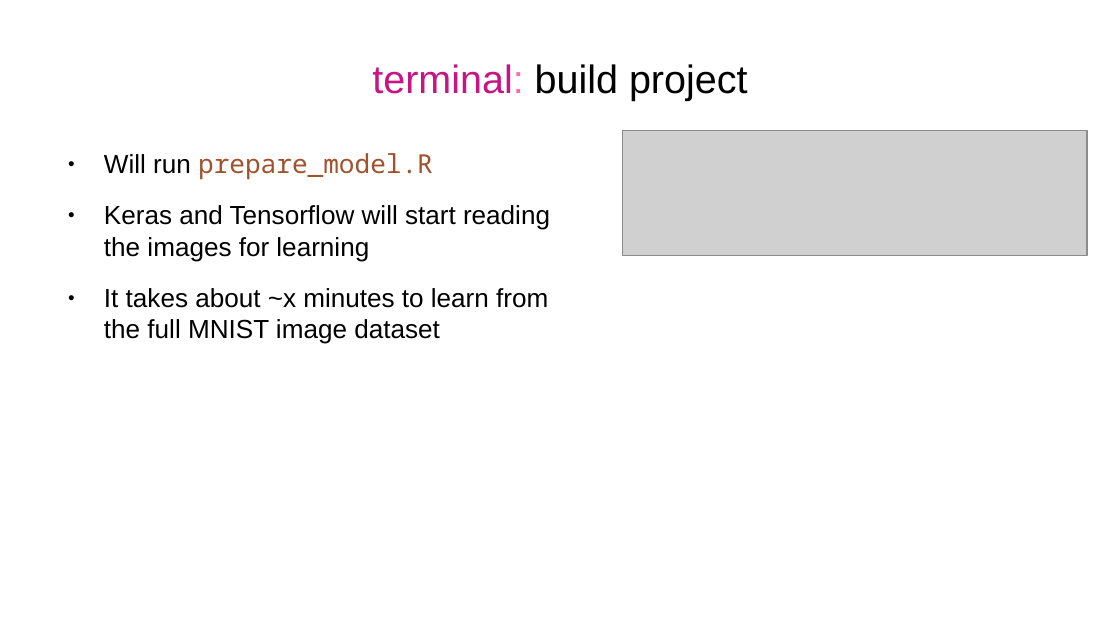
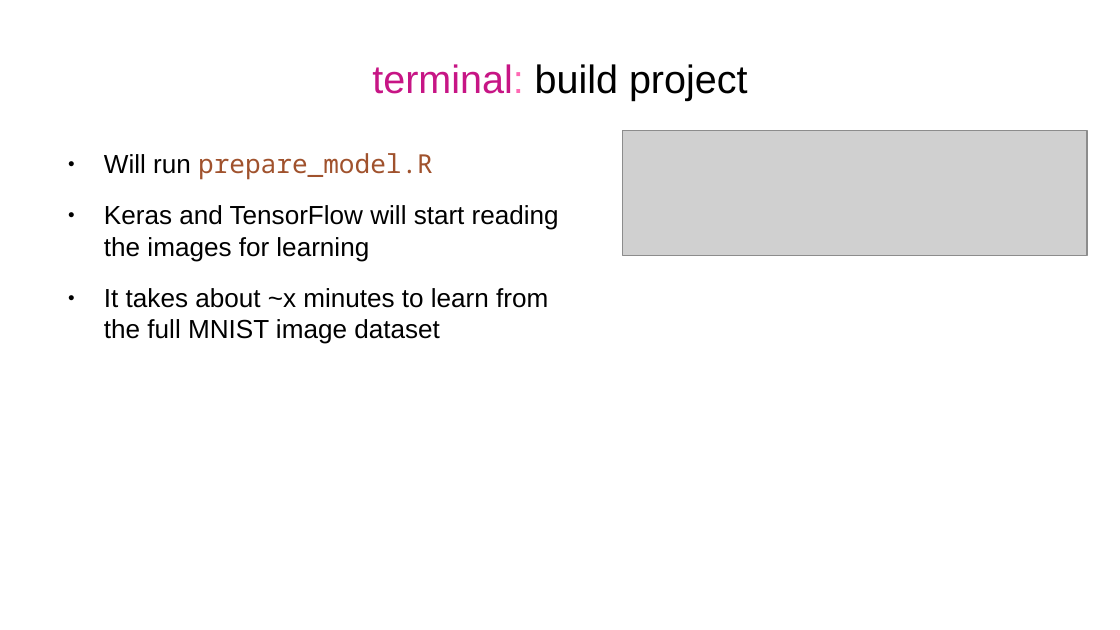
Before and after one commit to f0nzie/keras_and_shiny-tutorial, a slide deck: slide 22 of keras_and_shiny-tutorial.odp (slide 21 before the commit). Drawn at 1120x630 pixels with LibreOffice and Linux fonts; fonts in the diff are those of the drawing; grey boxes stand for pictures. Boxes give left, top, right and bottom in pixels: in the first picture for what was removed or moved away, otherwise in the second. Text is boxed around its words. In the diff, an @@ line names an element or a change of style, - is before the commit and + after.

Commit message:
basic project structure

```diff
--- a/keras_and_shiny-tutorial.odp
+++ b/keras_and_shiny-tutorial.odp
@@ text at bbox=[104, 205, 559, 262]: text changed @@
-● Keras and Tensorflow will start reading the images for learning
+● Keras and TensorFlow will start reading the images for learning
```
Also in this commit, not shown: 16 other slides changed, 2 slides added, 1 slide removed, 11 other files.
